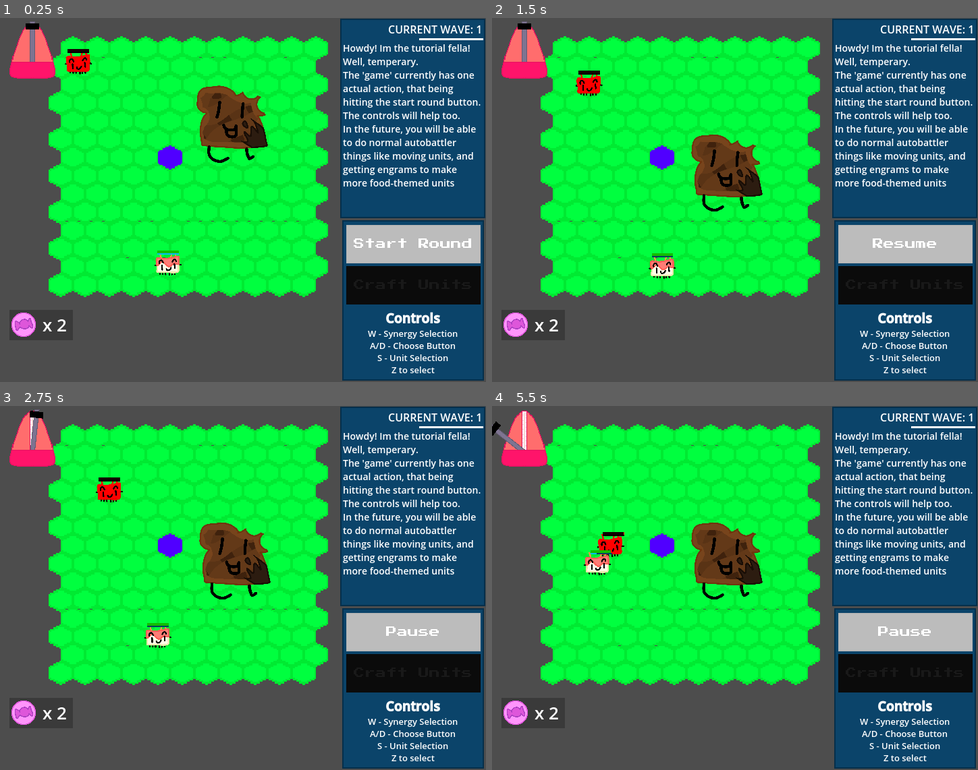
Above: before the commit, frames 1-4 (two rows, left to right).
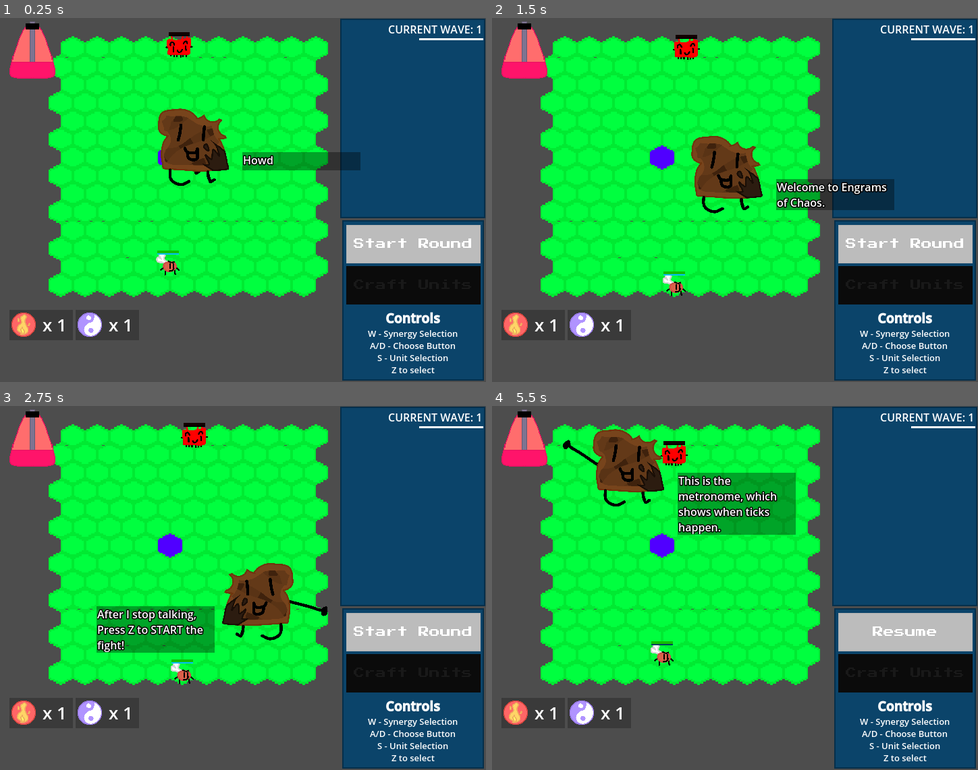
Above: after the commit, the same moments.

Repository: Kaplin86/engrams-of-chaos
Game: Godot game, scene res://main.tscn
Two runs of this game, one before a commit and one after it. Both use one fixed random seed, a clock stepped at 60 frames per second and the inputs below.
Inputs (mouse positions are in pixels of both pictures, inside the frame that each line leads up to):
- Up to frame 1 (0.25 s): no input
- Up to frame 2 (1.5 s): tap Z (confirm) at 0.5, 0.6 s; move the mouse to (841, 181) at 0.52 s; hold Right (ui_right) 0.53-1.28 s; hold X (deny) 0.53-1.28 s; click (841, 181) at 0.67 s; move the mouse to (637, 218) at 1.27 s; hold Down (ui_down) from 1.28 s (still down); tap X (deny) at 1.35 s
- Up to frame 3 (2.75 s): tap Z (confirm) at 1.55, 2.1 s; move the mouse to (291, 507) at 2.02 s; release Down (ui_down) at 2.03 s; hold Right (ui_right) from 2.03 s (still down); hold X (deny) from 2.03 s (still down)
- Up to frame 4 (5.5 s): tap Z (confirm) at 2.75, 3.05, 3.6, 4.55, 5.1 s; move the mouse to (710, 660) at 2.77 s; release Right (ui_right) at 2.78 s; release X (deny) at 2.78 s; hold Up (ui_up) 2.78-3.53 s; tap X (deny) at 2.85, 4.35 s; click (710, 660) at 2.92 s; move the mouse to (880, 642) at 3.52 s; hold X (deny) 3.53-4.28 s; hold Left (ui_left) 3.53-5.03 s; move the mouse to (589, 533) at 4.27 s; move the mouse to (759, 588) at 5.02 s; hold Down (ui_down) from 5.03 s (still down); hold X (deny) from 5.03 s (still down); click (759, 588) at 5.17 s

The runs differ from the first frame. In frame 1, 8.6% of the frame differs, in the area x 2-99%, y 3-88%; in frame 2, 6.7%; in frame 3, 11%; in frame 4, 13%, in the area x 0-99%, y 0-88%.

Commit message:
29 Hour
Converted mockup tutorial into actual tutorial and started work on adding burnt toast movements!

Diff:
--- a/gameManager.gd
+++ b/gameManager.gd
@@ -37,7 +37,7 @@
 
 
 
-	spawnUnit("cake",Vector2i(7,14),2)
+	spawnUnit("chicken_wing",Vector2i(7,14),2)
 
 	$CanvasLayer/UI.visualizeSynergy(calculatesynergies(2))
 	#startFight()
@@ -63,12 +63,15 @@
 func generateEnemyTeam():
 	var EnemyCount = randi_range(currentWave,currentWave * currentWave)
 	var usedPositions = []
-	for E in EnemyCount:
-		var ChosenUnit = DatastoreHolder.synergyUnitJson.keys().pick_random()
-		var chosenPos = Vector2i(randi_range(2,12),randi_range(1,3))
-		if !usedPositions.has(chosenPos):
-			usedPositions.append(chosenPos)
-			spawnUnit(ChosenUnit,chosenPos,1)
+	if currentWave == 1 and $TutorialHandler.tutorialMode:
+		spawnUnit("cake",Vector2i(7,1),1)
+	else:
+		for E in EnemyCount:
+			var ChosenUnit = DatastoreHolder.synergyUnitJson.keys().pick_random()
+			var chosenPos = Vector2i(randi_range(2,12),randi_range(1,3))
+			if !usedPositions.has(chosenPos):
+				usedPositions.append(chosenPos)
+				spawnUnit(ChosenUnit,chosenPos,1)
 
 
 func startFight():
--- a/main.tscn
+++ b/main.tscn
@@ -10,6 +10,7 @@
 [ext_resource type="Script" uid="uid://c4ta8iyc7vxqc" path="res://tutorial_pointer.gd" id="8_4c57u"]
 [ext_resource type="Texture2D" uid="uid://detkdq8rsjfqw" path="res://ui/burntToastSprites/burntToastBody.svg" id="8_5vw27"]
 [ext_resource type="Texture2D" uid="uid://bsr8yvj7d6x3u" path="res://ui/burntToastSprites/Hand.svg" id="9_kek77"]
+[ext_resource type="Texture2D" uid="uid://c2yoa86djxsvx" path="res://ui/WhiteCube.png" id="11_efxa6"]
 
 [sub_resource type="TileSetAtlasSource" id="TileSetAtlasSource_0xm2m"]
 texture = ExtResource("1_ig7tw")
@@ -54,24 +55,51 @@
 main = NodePath("..")
 ui = NodePath("../CanvasLayer/UI")
 
-[node name="TutorialHandler" type="Node2D" parent="." node_paths=PackedStringArray("cursorHandler", "gameHandler")]
+[node name="TutorialHandler" type="Node2D" parent="." node_paths=PackedStringArray("cursorHandler", "gameHandler", "tutorialPointer")]
 script = ExtResource("7_272bh")
 cursorHandler = NodePath("../CursorHandler")
 gameHandler = NodePath("..")
+tutorialPointer = NodePath("../TutorialPointer")
 
 [node name="TutorialPointer" type="CanvasLayer" parent="."]
 script = ExtResource("8_4c57u")
 
 [node name="Guy" type="Node2D" parent="TutorialPointer"]
-position = Vector2(328, -121)
+position = Vector2(49, 50)
 
 [node name="BurntToastBody" type="Sprite2D" parent="TutorialPointer/Guy"]
-scale = Vector2(0.177578, 0.177578)
+scale = Vector2(0.178, 0.178)
 texture = ExtResource("8_5vw27")
 
 [node name="Arm" type="Sprite2D" parent="TutorialPointer/Guy/BurntToastBody"]
 z_index = -1
 position = Vector2(-230.884, -11.2626)
-rotation = 3.37321
+rotation = 5.57104
 texture = ExtResource("9_kek77")
 offset = Vector2(-175.905, 13.305)
+
+[node name="NinePatchRect" type="NinePatchRect" parent="TutorialPointer/Guy"]
+self_modulate = Color(0, 0, 0, 0.357)
+custom_minimum_size = Vector2(175, 27)
+offset_left = 73.0
+offset_top = 7.0
+offset_right = 248.0
+offset_bottom = 34.0
+texture = ExtResource("11_efxa6")
+region_rect = Rect2(0.141285, 0.266888, 15.8439, 15.6758)
+
+[node name="RichTextLabel" type="RichTextLabel" parent="TutorialPointer/Guy/NinePatchRect"]
+layout_mode = 1
+anchors_preset = 15
+anchor_right = 1.0
+anchor_bottom = 1.0
+offset_left = 1.0
+offset_bottom = -1.0
+grow_horizontal = 2
+grow_vertical = 2
+theme_override_constants/outline_size = 6
+text = "Howdy! Im toasty! Toasty the toaster!
+Wowie! Aint this swell!"
+scroll_active = false
+visible_characters = 17
+visible_ratio = 0.278689
--- a/tutorial_handler.gd
+++ b/tutorial_handler.gd
@@ -2,8 +2,9 @@
 @export var tutorialMode = true
 @export var cursorHandler : CursorHandlerObject = null
 @export var gameHandler : gameManager = null
+@export var tutorialPointer : TutorialPointerObject = null
 func _ready() -> void:
-	if !cursorHandler or !gameHandler:
+	if !cursorHandler or !gameHandler or !tutorialPointer:
 		return
 	if !tutorialMode:
 		return
@@ -11,10 +12,20 @@
 	# Disable all the player's inputs
 	cursorHandler.disabledInputs = ["ui_up","ui_left","ui_down","ui_right","confirm","deny"]
 	# Intro text
-	print("Howdy! Im the tutorial guy!")
-	print("Welcome to engrams of chaos.")
-	print("So you see this pretty START button here. See how its glowing? That means its selected!")
-	print("Press Z to START the fight!")
+	await tutorialPointer.say("Howdy! Im Burnt Toast! I will be your tutorial fella! Press Z to continue!")
+	await tutorialPointer.say("Welcome to Engrams of Chaos.")
+
+	tutorialPointer.moveTo(Vector2(382,293))
+	tutorialPointer.pointTo(Vector2(608.0,335))
+	tutorialPointer.flip(-1)
+
+	await tutorialPointer.say("So you see this pretty START button here. See how its glowing? That means its selected!")
+	await tutorialPointer.say("After I stop talking, Press Z to START the fight!")
+	tutorialPointer.silent()
+	tutorialPointer.flip(1)
+	tutorialPointer.moveTo(Vector2(460,90))
+	tutorialPointer.pointing = false
+
 
 	# Allow user to hit the start button
 	cursorHandler.disabledInputs = ["ui_up","ui_left","ui_down","ui_right","deny"]
@@ -31,13 +42,25 @@
 	cursorHandler.disabledInputs = ["ui_up","ui_left","ui_down","ui_right","deny","confirm"]
 
 	# Tick text
-	print("Okay so that was a lot in such a short bit of time!")
-	print("Engrams of Chaos works with a tick-based system.")
-	print("This is the metronome, which shows when ticks happen.")
-	print("Every tick, each unit can either move or attack.")
-	print("As you can see here, your unit moved.")
-	print("Lets resume the fight to see what happens")
-	print("Press Z to resume the fight.")
+	await tutorialPointer.say("Okay so that was a lot in such a short bit of time!")
+	await tutorialPointer.say("Engrams of Chaos works with a tick-based system.")
+
+	tutorialPointer.moveTo(Vector2(174,91))
+	tutorialPointer.pointTo(Vector2(49.0,50))
+	tutorialPointer.pointing = true
+
+	await tutorialPointer.say("This is the metronome, which shows when ticks happen.")
+	await tutorialPointer.say("Every tick, each unit can either move or attack.")
+	tutorialPointer.moveTo(Vector2(374,277))
+	tutorialPointer.pointTo(Vector2(320.0,-20))
+	await tutorialPointer.say("As you can see here, your unit moved.")
+
+	tutorialPointer.moveTo(Vector2(460,90))
+	tutorialPointer.pointing = false
+	await tutorialPointer.say("Lets resume the fight to see what happens")
+
+	await tutorialPointer.say("Press Z to resume the fight after this message.")
+	tutorialPointer.silent()
 
 	# Allow user to hit the start button (Now the unpause button)
 	cursorHandler.disabledInputs = ["ui_up","ui_left","ui_down","ui_right","deny"]
@@ -54,10 +77,16 @@
 	gameHandler.startButtonHit()
 
 	# Note: Tutorial fight would be constructed so the player's unit gets first hit
-	print("Did you see that? Your unit just attacked!")
-	print("Since the enemy was in range of your unit, it attacked instead of moving.")
-	print("Damage depends on the unit's power and the opponents defense. We will see that soon!")
-	print("First, show them whos boss!")
+	tutorialPointer.moveTo(Vector2(336.195,244))
+	tutorialPointer.pointTo(Vector2(218.0,264))
+	tutorialPointer.pointing = true
+	await tutorialPointer.say("Did you see that? Your unit just attacked!")
+	await tutorialPointer.say("Since the enemy was in range of your unit, it attacked instead of moving.")
+	await tutorialPointer.say("Damage depends on the unit's power and the opponents defense. We will see that soon!")
+	tutorialPointer.moveTo(Vector2(460,90))
+	tutorialPointer.pointing = false
+	await tutorialPointer.say("First, show them whos boss!")
+	tutorialPointer.silent()
 
 	# Allow user to hit the start button (Now the unpause button)
 	cursorHandler.disabledInputs = ["ui_up","ui_left","ui_down","ui_right","deny"]
@@ -69,11 +98,12 @@
 	await gameHandler.RoundEnd
 
 	# Note: The engrams for the tutorial are RANDOM. You get 3 after the first fight
-	print("What a great battle, you showed them whos boss alright!")
-	print("Did you see those circle thingies that appeared on your screen?")
-	print("Those are ENGRAMS, which are used for getting more units!")
-	print("You get them by beating up enemies!")
-	print("Press A or D to switch to your CRAFTING button!")
+	await tutorialPointer.say("What a great battle, you showed them whos boss alright!")
+	await tutorialPointer.say("Did you see those circle thingies that appeared on your screen?")
+	await tutorialPointer.say("Those are ENGRAMS, which are used for getting more units!")
+	await tutorialPointer.say("You get them by beating up enemies!")
+	await tutorialPointer.say("After this message, Press A or D to switch to your CRAFTING button!")
+	tutorialPointer.silent()
 
 	# Allow user to go left or right
 	cursorHandler.disabledInputs = ["ui_up","ui_down","deny","confirm"]
@@ -85,75 +115,91 @@
 	# Disable player inputs
 	cursorHandler.disabledInputs = ["ui_up","ui_left","ui_down","ui_right","deny","confirm"]
 
-	print("Wow! Its dark in here!")
-	print("Anyways welcome to the crafting ui.")
-	print("You see these two circle slots?")
-	print("Select the two ENGRAMS you wanna use using A, D, and Z!")
+	await tutorialPointer.say("Wow! Its dark in here!")
+	await tutorialPointer.say("Anyways welcome to the crafting ui.")
+	await tutorialPointer.say("You see these two circle slots?")
+	await tutorialPointer.say("Select the two ENGRAMS you wanna use using A, D, and Z!")
+	tutorialPointer.silent()
 
 	# Allow player to press left, right, or confirm. S would cause them to go back to the main screen.
 	cursorHandler.disabledInputs = ["ui_up","ui_down","deny"]
 	await cursorHandler.CraftingAnimFinished
 	cursorHandler.disabledInputs = ["ui_up","ui_left","ui_down","ui_right","deny","confirm"]
-	print("Wow! What a unique fella you just crafted!")
-	print("Press S to go back to the main screen!")
+	await tutorialPointer.say("Wow! What a unique fella you just crafted!")
+	await tutorialPointer.say("Press S to go back to the main screen after this!")
+	tutorialPointer.silent()
 
 	cursorHandler.disabledInputs = ["ui_up","ui_left","ui_right","deny","confirm"]
 	await cursorHandler.ReturnFromCrafting
 	cursorHandler.disabledInputs = ["ui_up","ui_left","ui_down","ui_right","deny","confirm"]
-	print("Okay so. This game's ui has 3 main parts. Buttons, board, and synergies.")
-	print("Lets select the board to take a look at your units!")
-	print("Press S to go to the board!")
+	await tutorialPointer.say("Okay so. This game's ui has 3 main parts. Buttons, board, and synergies.")
+	await tutorialPointer.say("Lets select the board to take a look at your units!")
+	await tutorialPointer.say("Press S to go to the board!")
+	tutorialPointer.silent()
 
 	cursorHandler.disabledInputs = ["ui_left","ui_up","ui_right","deny","confirm"]
 	await cursorHandler.WentToBoard
 	cursorHandler.disabledInputs = ["ui_up","ui_left","ui_down","ui_right","deny","confirm"]
-	print("By default, the right-most unit is selected.")
-	print("You see the unit you just made? They are selected!")
-	print("Their stats are up here in the top right, alongside a description.")
-	print("How about we move your unit to a more advantagous position?")
-	print("Press Z to pick up the selected unit")
+
+	tutorialPointer.moveTo(Vector2(219.535,291.835))
+	tutorialPointer.pointTo(Vector2(136.815,56.955))
+	tutorialPointer.pointing = true
+
+	await tutorialPointer.say("By default, the left-most unit is selected.")
+
+	await tutorialPointer.say("You see the unit you just made? They are selected!")
+
+	await tutorialPointer.say("Their stats are up here in the top right, alongside a description.")
+	await tutorialPointer.say("How about we move your unit to a more advantagous position?")
+	await tutorialPointer.say("Press Z to pick up the selected unit")
+	tutorialPointer.silent()
 
 	cursorHandler.disabledInputs = ["ui_up","ui_left","ui_down","ui_right","deny"]
 	await cursorHandler.PickUpUnit
 	cursorHandler.disabledInputs = ["ui_up","ui_left","ui_down","ui_right","deny","confirm"]
 
-	print("Wowie!")
-	print("You picked up someone without their permission, radical idea.")
-	print("Move them around with W, A, S, or D. Once your'e done, press Z!")
+	await tutorialPointer.say("Wowie!")
+	await tutorialPointer.say("You picked up someone without their permission, radical idea.")
+	await tutorialPointer.say("Move them around with W, A, S, or D. Once your'e done, press Z!")
+	tutorialPointer.silent()
 
 	cursorHandler.disabledInputs = []
 	await cursorHandler.DroppedUnit
 	cursorHandler.disabledInputs = ["ui_up","ui_left","ui_down","ui_right","deny","confirm"]
 
-	print("Alright. You see those icons in the units info panel? Those are the SYNERGIES your unit has.")
-	print("Speaking of synergies, lets go through how you view those!")
-	print("Once you are done looking at units, press S")
+	await tutorialPointer.say("Alright. You see those icons in the units info panel? Those are the SYNERGIES your unit has.")
+	await tutorialPointer.say("Speaking of synergies, lets go through how you view those!")
+	await tutorialPointer.say("Once you are done looking at units, press S")
+	tutorialPointer.silent()
 
 	cursorHandler.disabledInputs = ["ui_up","deny","confirm"]
 	await cursorHandler.SynergyView
 	cursorHandler.disabledInputs = ["ui_up","ui_left","ui_down","ui_right","deny","confirm"]
 
-	print("Welcome to the synergy view!")
-	print("Right now you have the '", gameHandler.calculatesynergies(2).keys()[0], "' synergy selected!")
-	print("In the top right, you can see what effects it does!")
-	print("Synergy effects are based around how many units you have!")
-	print("If text is BOLD, that means that effect is ACTIVE!!")
-	print("Look through your synergies, then press S when your done!")
+	await tutorialPointer.say("Welcome to the synergy view!")
+	await tutorialPointer.say("Right now you have the '" + gameHandler.calculatesynergies(2).keys()[0] + "' synergy selected!")
+	await tutorialPointer.say("In the top right, you can see what effects it does!")
+	await tutorialPointer.say("Synergy effects are based around how many units you have!")
+	await tutorialPointer.say("If text is BOLD, that means that effect is ACTIVE!!")
+	await tutorialPointer.say("Look through your synergies, then press S when your done!")
+	tutorialPointer.silent()
 
 	cursorHandler.disabledInputs = ["ui_up","deny","confirm"]
 	await cursorHandler.ButtonPanelTargeted
 	cursorHandler.disabledInputs = ["ui_up","ui_left","ui_down","ui_right","deny","confirm"]
 
-	print("Wait a second, we are back to selecting buttons?!")
-	print("Pressing S causes you to go downwards, so Buttons to Board to Synergies then back to board!")
-	print("Pressing W is the opposite! Give it a try")
+	await tutorialPointer.say("Wait a second, we are back to selecting buttons?!")
+	await tutorialPointer.say("Pressing S causes you to go downwards, so Buttons to Board to Synergies then back to board!")
+	await tutorialPointer.say("Pressing W is the opposite! Give it a try")
+	tutorialPointer.silent()
 
 	cursorHandler.disabledInputs = ["ui_left","ui_down","ui_right","deny","confirm"]
 	await cursorHandler.ButtonPanelTargeted
 	cursorHandler.disabledInputs = ["ui_up","ui_left","ui_down","ui_right","deny","confirm"]
 
-	print("Alrighty! Thats EVERYTHING!! You are now given free will great job.")
-	print("Whenever you're in doubt, read my automagically changing control guide in the bottom right!")
-	print("Go ahead and start your next battle when your ready!")
-	print("Peace!")
+	await tutorialPointer.say("Alrighty! Thats EVERYTHING!! You are now given free will great job.")
+	await tutorialPointer.say("Whenever you're in doubt, read my automagically changing control guide in the bottom right!")
+	await tutorialPointer.say("Go ahead and start your next battle when your ready!")
+	await tutorialPointer.say("Peace!")
+	tutorialPointer.silent()
 	cursorHandler.disabledInputs = []
--- a/tutorial_pointer.gd
+++ b/tutorial_pointer.gd
@@ -1,11 +1,64 @@
 extends CanvasLayer
+class_name TutorialPointerObject
 var WantedPosition := Vector2(348.0,230.0)
 var PointingDirection := deg_to_rad(193.3)
+var PointTarget := Vector2(0,0)
+var deltatimer = 0
+
+var pointing = false
+var flipDir = 1
+
+signal ConfirmPressed
+
 func _process(delta: float) -> void:
+	deltatimer += delta
+	var BounceY = sin(deltatimer * 3) * 3
+	$Guy.global_position -= ($Guy.global_position - WantedPosition + Vector2(0,BounceY)) * 0.1
 
-	$Guy.global_position -= ($Guy.global_position - WantedPosition) * 0.1
-	print(PointingDirection)
+	if pointing:
+		if flipDir == -1:
+			PointingDirection = WantedPosition.angle_to(WantedPosition - (WantedPosition - PointTarget))
+		else:
+			PointingDirection = WantedPosition.angle_to(PointTarget)
+	else:
+		PointingDirection = deg_to_rad(193.3)
+
 	$Guy/BurntToastBody/Arm.global_rotation = lerp_angle($Guy/BurntToastBody/Arm.global_rotation,PointingDirection,0.1)
+	if Input.is_action_just_pressed("confirm"):
+		ConfirmPressed.emit()
+
+
 
 func moveTo(newpos : Vector2):
 	WantedPosition = newpos
+
+func pointTo(newpos : Vector2):
+	PointTarget = newpos
+
+func flip(side):
+	flipDir = side
+	if side == -1:
+		$Guy/BurntToastBody.scale = Vector2(-0.178,0.178)
+		$Guy/NinePatchRect.position = Vector2(-239.0,7)
+	else:
+		$Guy/BurntToastBody.scale = Vector2(0.178,0.178)
+		$Guy/NinePatchRect.position = Vector2(73,7)
+
+
+func say(text : String):
+	$Guy/NinePatchRect.visible = true
+	$Guy/NinePatchRect/RichTextLabel.text = text
+	$Guy/NinePatchRect/RichTextLabel.visible_characters = 0
+	$Guy/NinePatchRect.size = Vector2i.ZERO
+	for E in text.length():
+		$Guy/NinePatchRect/RichTextLabel.visible_characters += 1
+		$Guy/NinePatchRect.size = Vector2i(175,$Guy/NinePatchRect/RichTextLabel.get_content_height())
+		if !Input.is_action_pressed("deny"):
+			await get_tree().create_timer(0.05).timeout
+
+	await ConfirmPressed
+
+	return true
+
+func silent():
+	$Guy/NinePatchRect.visible = false
--- a/ui.tscn
+++ b/ui.tscn
@@ -377,10 +377,6 @@
 offset_bottom = 293.0
 theme_override_font_sizes/normal_font_size = 14
 bbcode_enabled = true
-text = "Howdy! Im the tutorial fella! Well, temperary.
-The 'game' currently has one actual action, that being hitting the start round button.
-The controls will help too.
-In the future, you will be able to do normal autobattler things like moving units, and getting engrams to make more food-themed units"
 
 [node name="SynergyHolder" type="GridContainer" parent="."]
 custom_minimum_size = Vector2(94, 42)
Not shown: 1 places in main.tscn that only renumber resources
